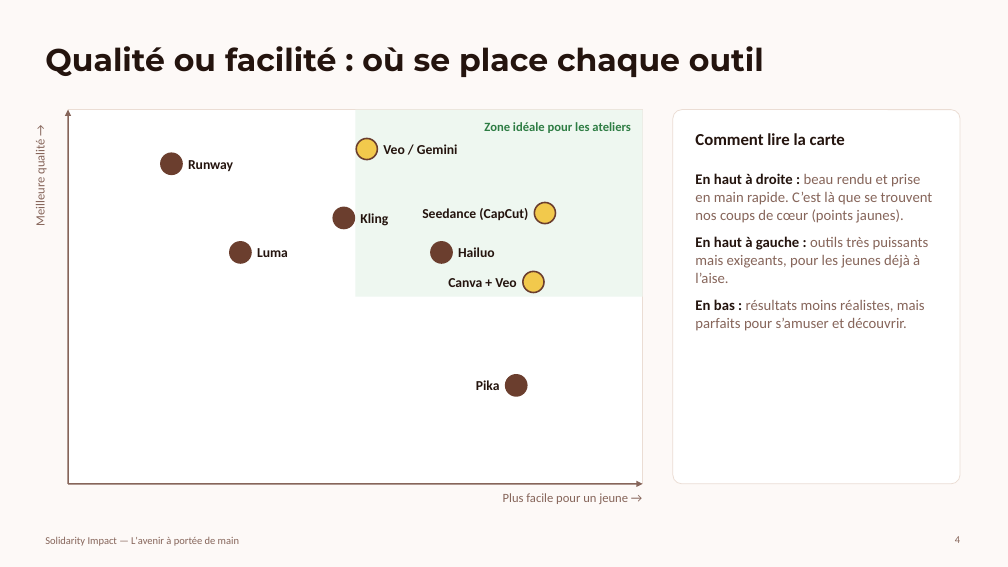
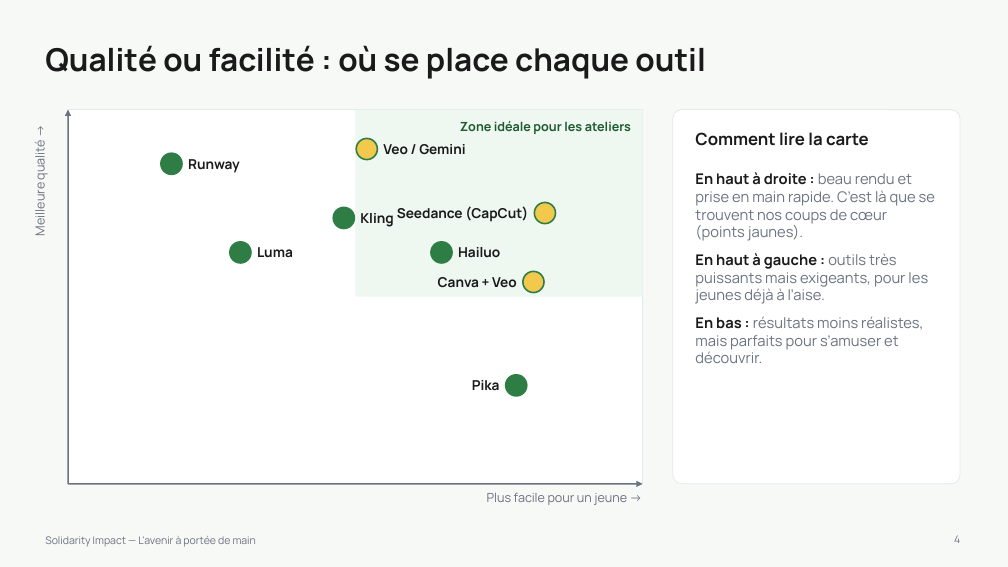
Before and after one commit to Sontsa1998/solidarity-impact, a slide deck: slide 4 of presentations/Benchmark_IA_video.pptx. Drawn at 1008x567 pixels with LibreOffice and Linux fonts; fonts in the diff are those of the drawing; background and template pictures are left out. Boxes give left, top, right and bottom in pixels: in the first picture for what was removed or moved away, otherwise in the second. Text is boxed around its words. In the diff, an @@ line names an element or a change of style, - is before the commit and + after.

```diff
--- a/presentations/Benchmark_IA_video.pptx
+++ b/presentations/Benchmark_IA_video.pptx
@@ background #FDF9F7 to #F7F9F7 @@
@@ title "Qualité ou facilité : où ..." at (x1=45, y1=45, x2=705, y2=79): font Montserrat to Manrope, text colour #24140E to #1A1A1A @@
@@ rectangle at (x1=68, y1=110, x2=643, y2=484): outline #EBDDD4 0.75 pt to #E5E7EB 0.75 pt @@
@@ arrow (68, 110) - (68, 484): stroke #86655A 1.5 pt to #6B7280 1.5 pt @@
@@ text "Zone idéale pour les ateliers" at (x1=460, y1=121, x2=631, y2=134): font Calibri to Manrope, text colour #2E7D44 to #1F5A30 @@
@@ rounded rectangle at (x1=673, y1=110, x2=960, y2=484): outline #EBDDD4 0.75 pt to #E5E7EB 0.75 pt @@
@@ font Calibri to Manrope, text colour #24140E to #1A1A1A in 9 elements at (x1=383, y1=144, x2=465, y2=154), (x1=188, y1=159, x2=240, y2=173), (x1=360, y1=213, x2=393, y2=227), (x1=257, y1=247, x2=293, y2=258), (x1=458, y1=247, x2=500, y2=257), (x1=397, y1=206, x2=528, y2=222), (x1=438, y1=277, x2=517, y2=287), (x1=472, y1=380, x2=500, y2=391), (x1=695, y1=132, x2=869, y2=146) @@
@@ text "En haut à droite : ..." at (x1=695, y1=172, x2=935, y2=363): font Calibri to Manrope; text colour #24140E to #1A1A1A in "En haut à droite :", "En haut à gauche :", "En bas :"; text colour #86655A to #6B7280 in "beau rendu et prise en main rapide. ...", "outils très puissants mais exigeants, pour les ...", "résultats moins réalistes, mais parfaits pour s’amuser ..." @@
@@ outline #6B3E2E 1.5 pt to #2E7D44 1.5 pt in 3 elements at (x1=356, y1=138, x2=377, y2=160), (x1=535, y1=203, x2=556, y2=224), (x1=523, y1=271, x2=544, y2=293) @@
@@ fill #6B3E2E to #2E7D44; outline #6B3E2E 1.5 pt to #2E7D44 1.5 pt in 5 elements at (x1=161, y1=154, x2=182, y2=175), (x1=333, y1=207, x2=355, y2=228), (x1=230, y1=242, x2=251, y2=263), (x1=431, y1=242, x2=452, y2=263), (x1=506, y1=375, x2=527, y2=396) @@
@@ arrow (68, 484) - (643, 484): stroke #86655A 1.5 pt to #6B7280 1.5 pt @@
@@ font Calibri to Manrope, text colour #86655A to #6B7280 in 4 elements at (x1=487, y1=493, x2=627, y2=505), (x1=31, y1=144, x2=48, y2=235), (x1=954, y1=535, x2=960, y2=543), (x1=45, y1=536, x2=256, y2=547) @@
```
Also in this commit, not shown: 6 other slides changed, 1 other file.
